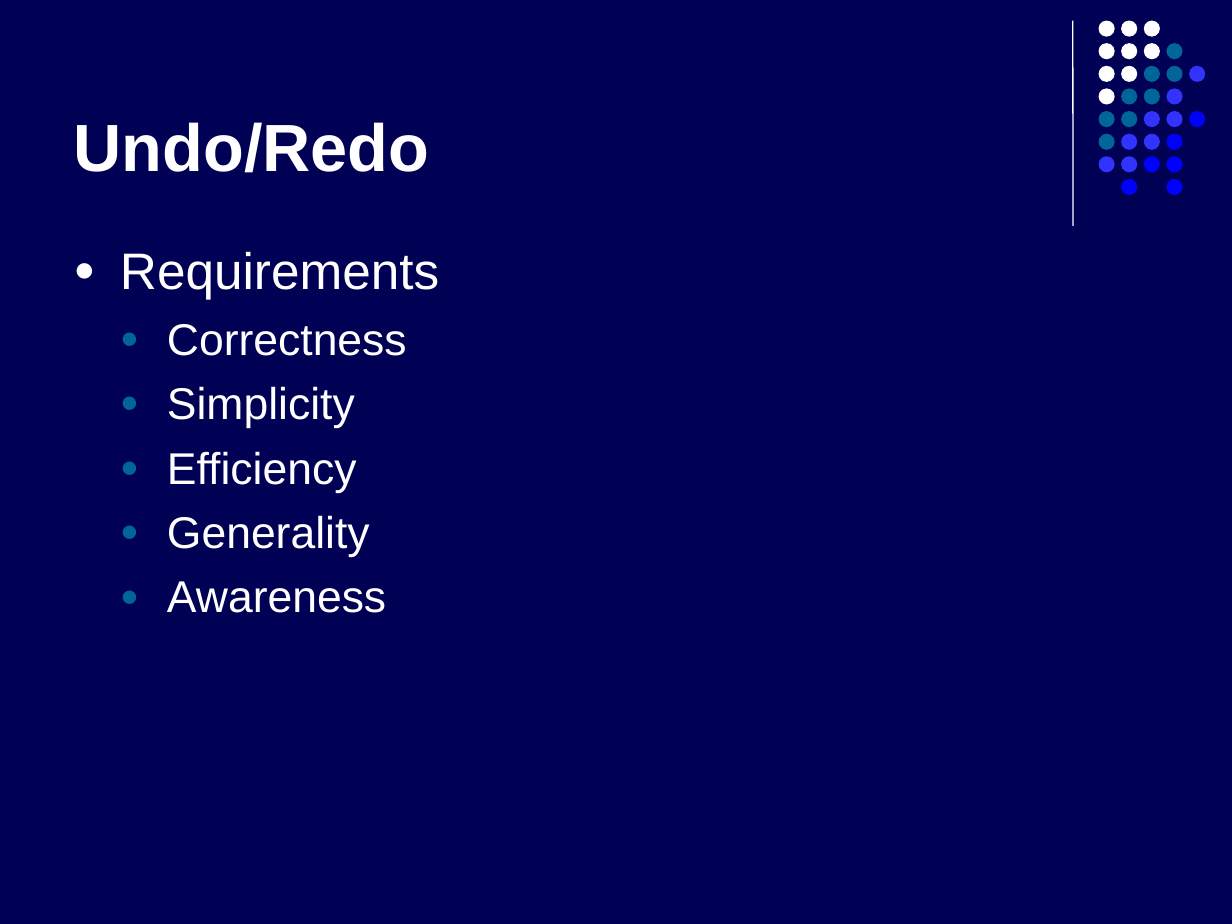
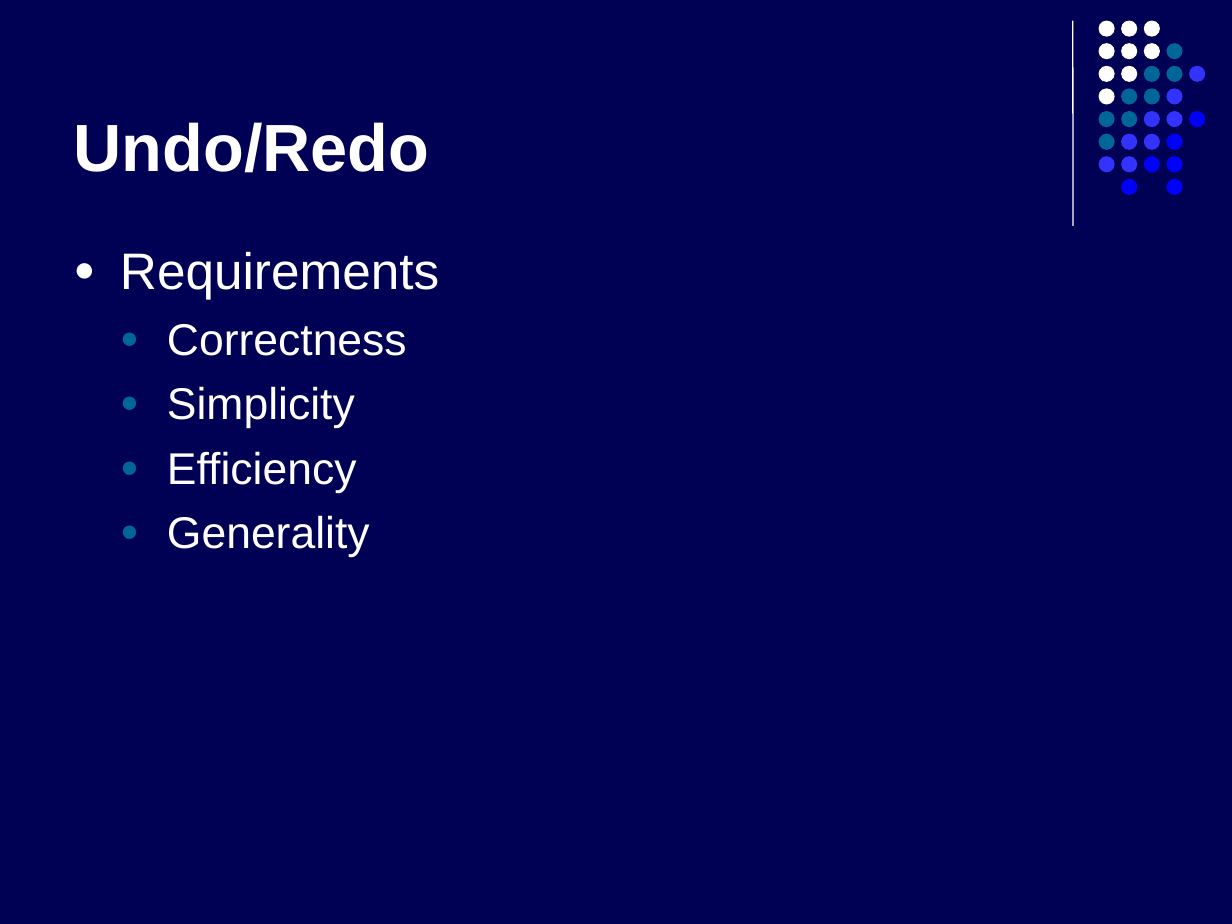
Before and after one commit to kyanha/ace, a slide deck: slide 16 of ace/trunk/doc/presentation/presentation.ppt (slide 19 before the commit). Drawn at 1232x924 pixels with LibreOffice and Linux fonts; fonts in the diff are those of the drawing. Boxes give left, top, right and bottom in pixels: in the first picture for what was removed or moved away, otherwise in the second. Text is boxed around its words. In the diff, an @@ line names an element or a change of style, - is before the commit and + after.

```diff
--- a/ace/trunk/doc/presentation/presentation.ppt
+++ b/ace/trunk/doc/presentation/presentation.ppt
@@ text at [167, 581, 386, 613]: paragraph removed @@
-  ● Awareness
```
Also in this commit, not shown: 4 other slides changed, 1 slide added, 4 slides removed.
